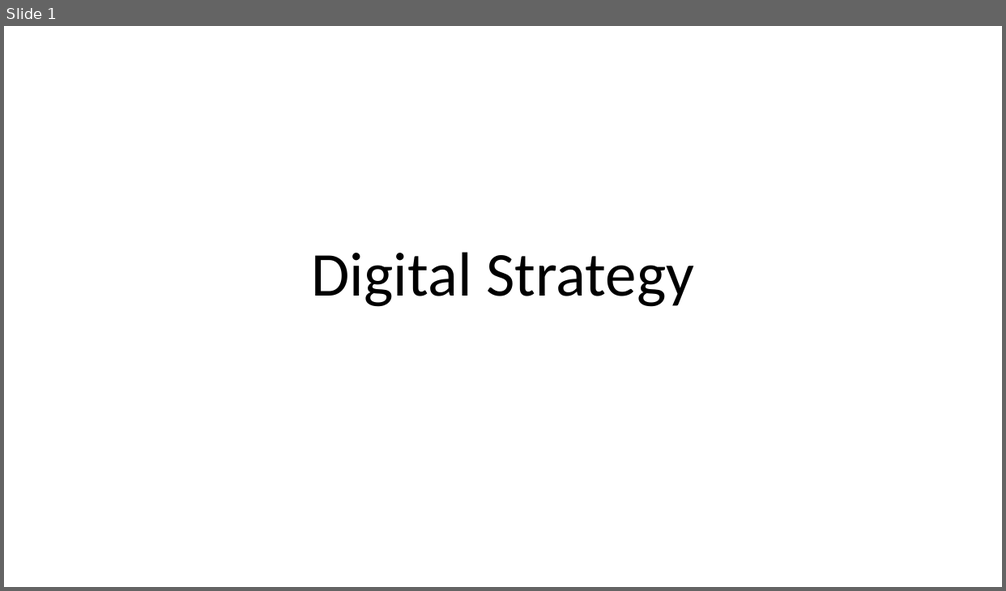
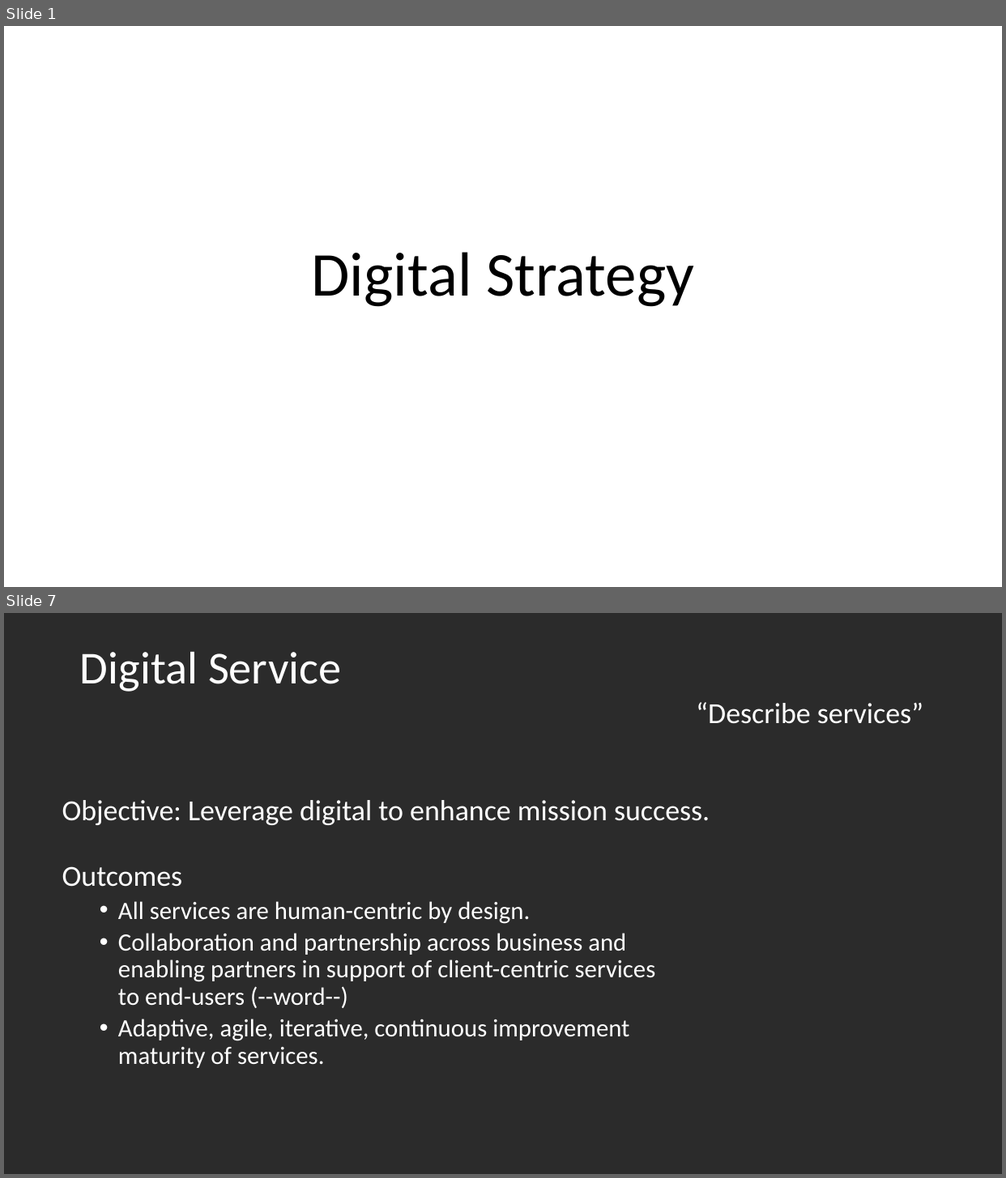
Before and after one commit to Gajol/IT-Notes, a slide deck: Enterprise Architecture/Digital Architecture/Digital Strategy.pptx. Shown one above the other, each under a label of ours: slide 1 before the commit, slides 1 and 7 after it; the slides between them are not shown. The pictures are 1006x591 and 1006x1178 pixels, drawn with LibreOffice and Linux fonts; fonts in the diff are those of the drawing; background and template pictures are left out; a plain dark background stands for a picture behind light text. Boxes give left, top, right and bottom in pixels: in the first picture for what was removed or moved away, otherwise in the second. Text is boxed around its words. In the diff, an @@ line names an element or a change of style, - is before the commit and + after.

```diff
--- a/Enterprise Architecture/Digital Architecture/Digital Strategy.pptx
+++ b/Enterprise Architecture/Digital Architecture/Digital Strategy.pptx
@@ slide 7 added at (x1=4, y1=613, x2=1002, y2=1174), background picture (left out) @@
@@ title added at (x1=80, y1=651, x2=341, y2=692), 44 pt, text #FFFFFF @@
+Digital Service
@@ text added at (x1=696, y1=702, x2=923, y2=724), 28 pt, text #FFFFFF @@
+“Describe services”
@@ text added at (x1=62, y1=800, x2=710, y2=825), 28 pt, text #FFFFFF @@
+Objective: Leverage digital to enhance mission success.
@@ text added at (x1=62, y1=867, x2=656, y2=1068), 24 pt, text #FFFFFF @@
+Outcomes
+  • All services are human-centric by design.
+  • Collaboration and partnership across business and enabling partners in support of client-centric services to end-users (--word--)
+  • Adaptive, agile, iterative, continuous improvement maturity of services.
```
Also in this commit, not shown: 23 other slides added, 42 other files.
